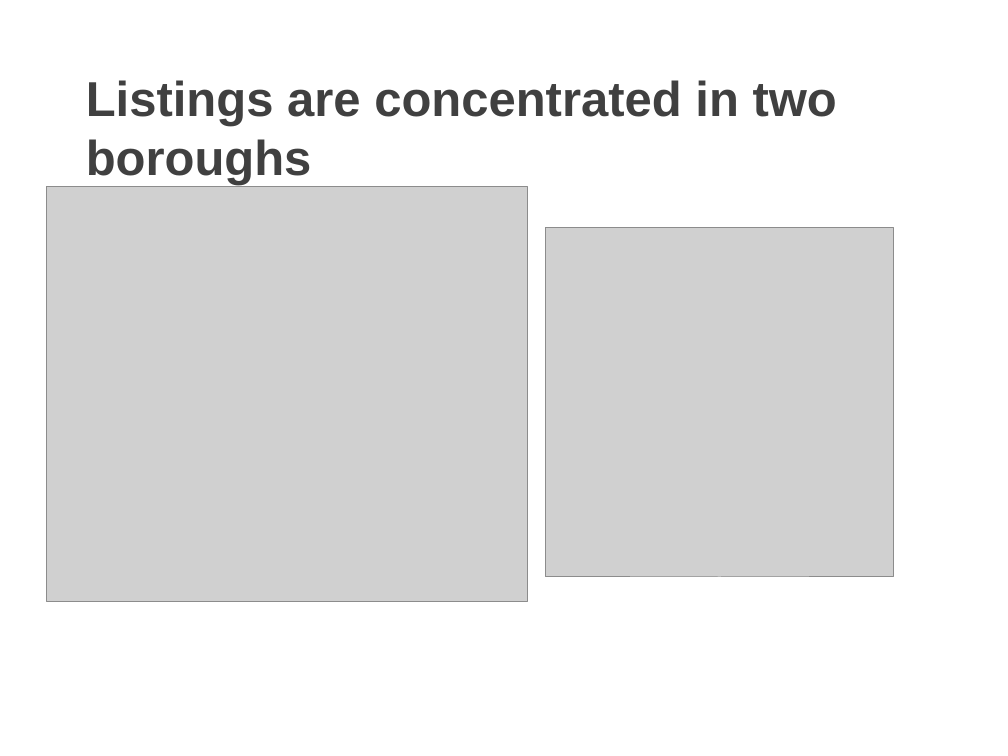
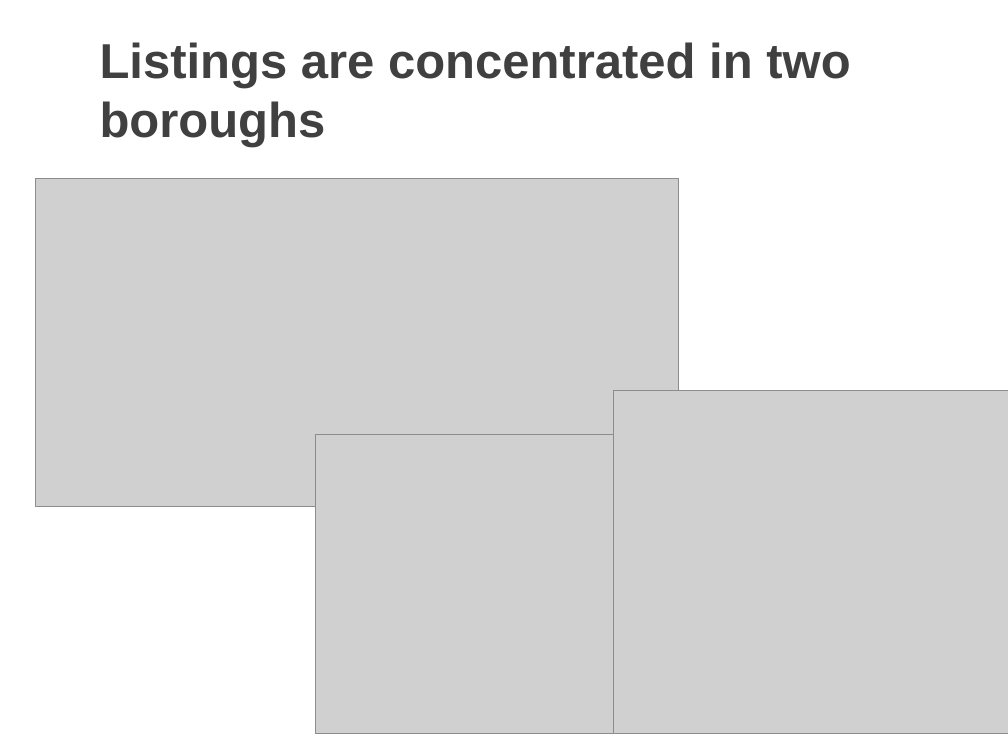
Before and after one commit to Dianaumd/project1, a slide deck: slide 6 of Project 2 Airbnb Analysis.pptx. Drawn at 1008x756 pixels with LibreOffice and Linux fonts; fonts in the diff are those of the drawing; grey boxes stand for pictures; background and template pictures are left out. Boxes give left, top, right and bottom in pixels: in the first picture for what was removed or moved away, otherwise in the second. Text is boxed around its words. In the diff, an @@ line names an element or a change of style, - is before the commit and + after.

```diff
--- a/Project 2 Airbnb Analysis.pptx
+++ b/Project 2 Airbnb Analysis.pptx
@@ title "Listings are concentrated in two ...": place and size @@
-title "Listings are concentrated in two ..." at <box>86,80,837,185</box>
+title "Listings are concentrated in two ..." at <box>100,42,850,147</box>
@@ picture added at <box>35,178,678,506</box> @@
@@ picture: place and size @@
-picture at <box>46,186,527,601</box>
+picture at <box>613,391,1008,734</box>
@@ picture: place and size @@
-picture at <box>545,228,893,578</box>
+picture at <box>316,434,613,734</box>
```
Also in this commit, not shown: 1 other slide changed.
